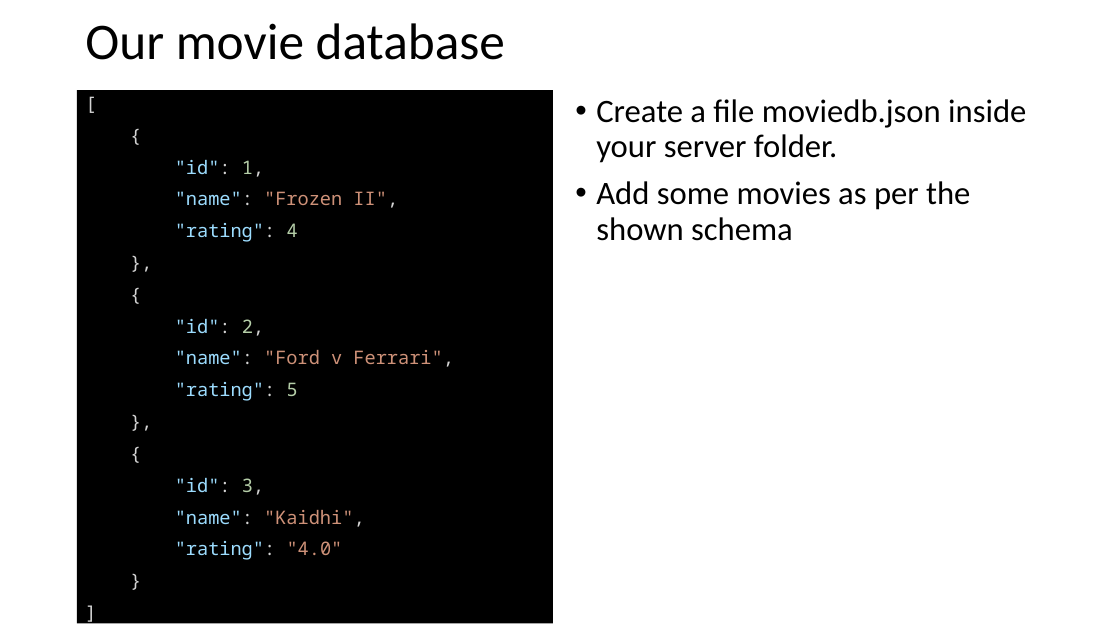
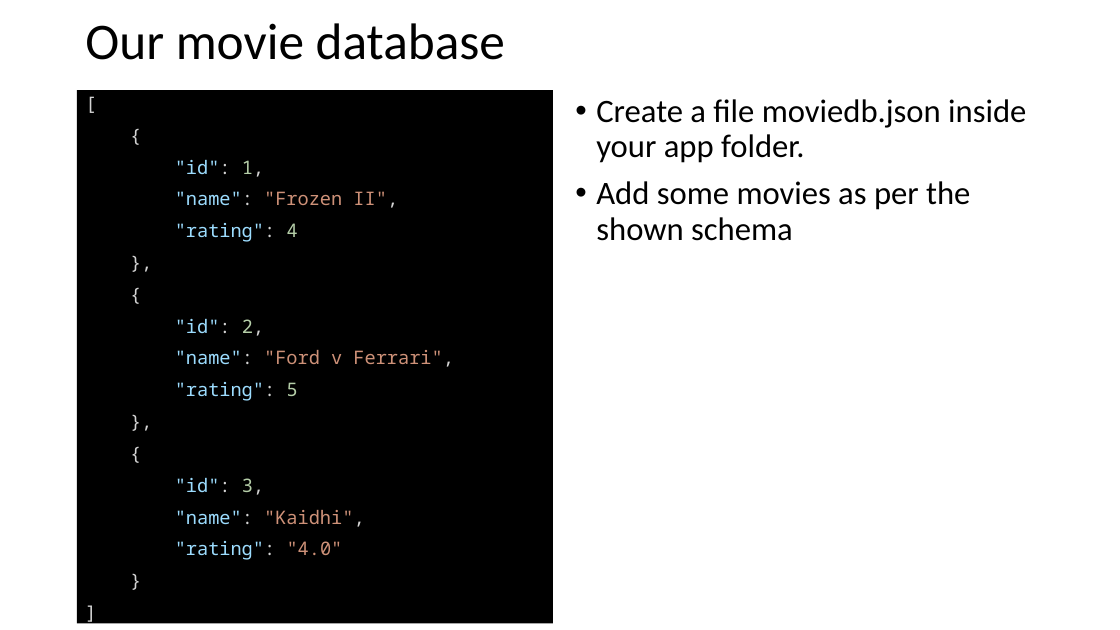
Before and after one commit to DivyaKampalli/movie-rating, a slide deck: slide 10 of Fullstack Tutorial.pptx (slide 8 before the commit). Drawn at 1120x630 pixels with LibreOffice and Linux fonts; fonts in the diff are those of the drawing. Boxes give left, top, right and bottom in pixels: in the first picture for what was removed or moved away, otherwise in the second. Text is boxed around its words. In the diff, an @@ line names an element or a change of style, - is before the commit and + after.

```diff
--- a/Fullstack Tutorial.pptx
+++ b/Fullstack Tutorial.pptx
@@ text at [596,99,1026,163]: text changed @@
-• Create a file moviedb.json inside your server folder.
+• Create a file moviedb.json inside your app folder.
```
Also in this commit, not shown: 3 other slides changed, 13 slides added, 7 other files.
